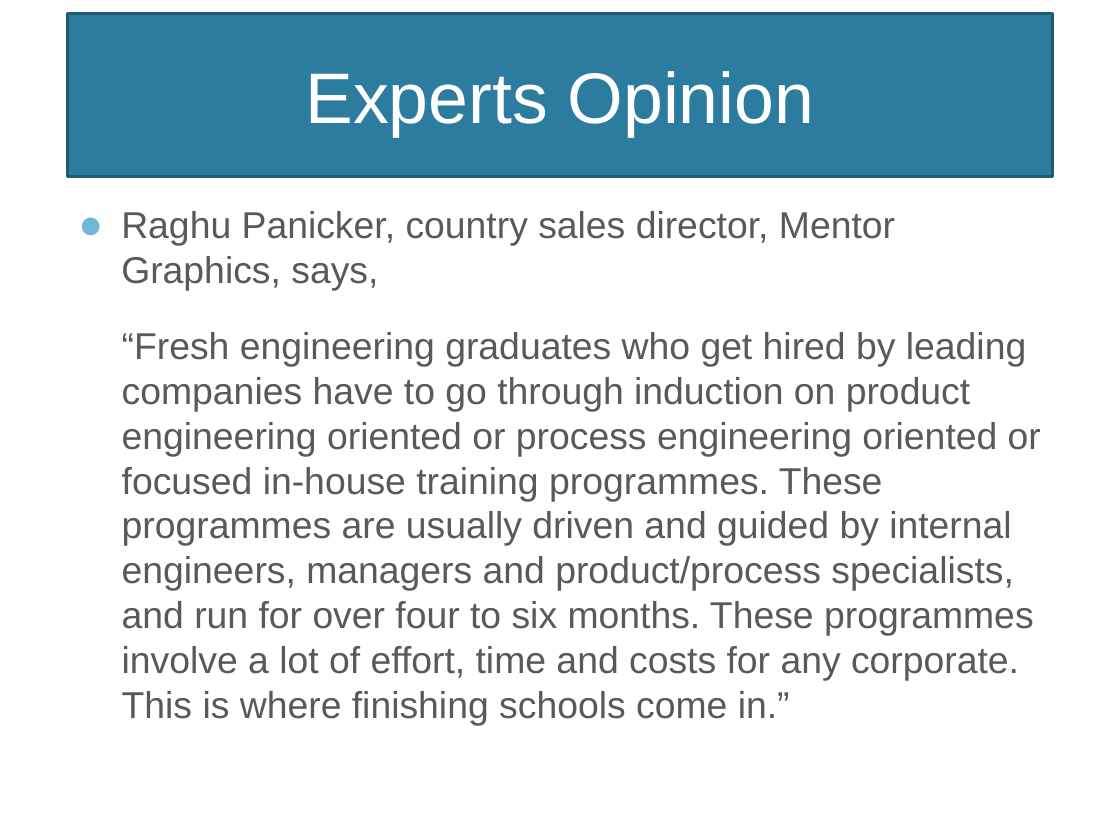
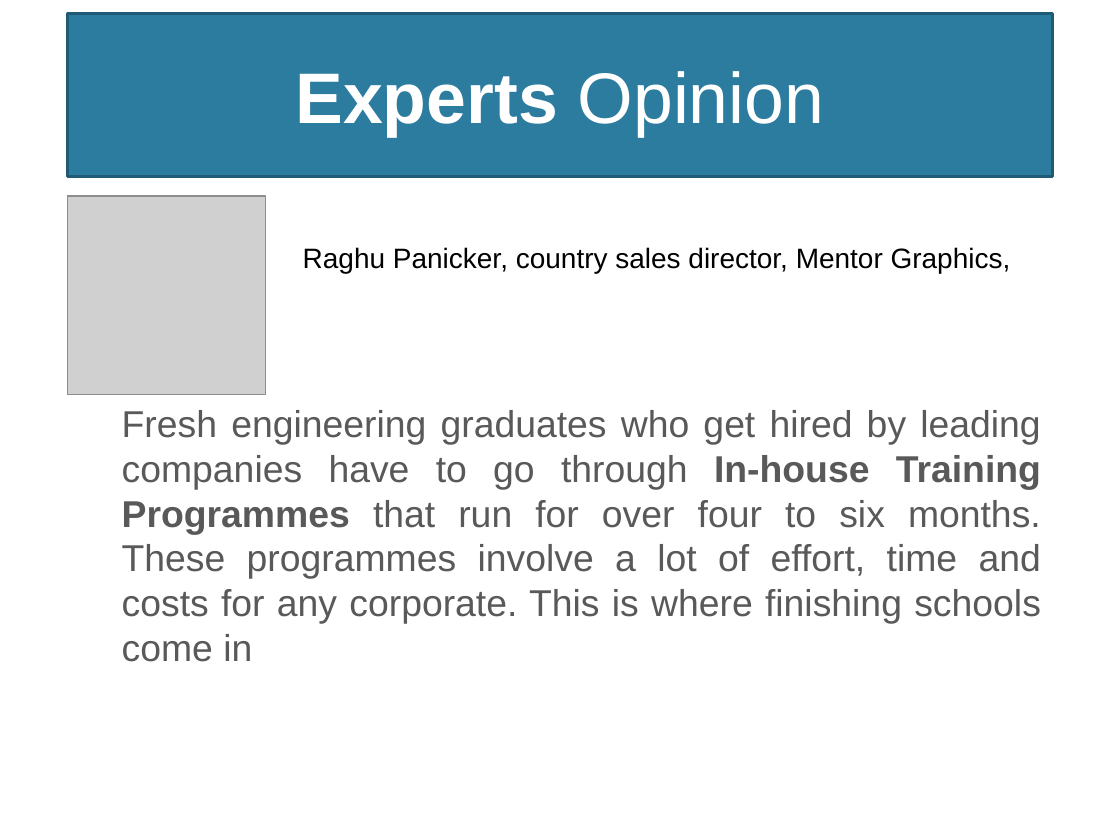
Before and after one commit to NarayanMahadevan/MakeTechEzResources, a slide deck: slide 7 of Documents/MakeTechEzTrainingProgramme.pptx (slide 5 before the commit). Drawn at 1120x840 pixels with LibreOffice and Linux fonts; fonts in the diff are those of the drawing; grey boxes stand for pictures; background and template pictures are left out. Boxes give left, top, right and bottom in pixels: in the first picture for what was removed or moved away, otherwise in the second. Text is boxed around its words. In the diff, an @@ line names an element or a change of style, - is before the commit and + after.

```diff
--- a/Documents/MakeTechEzTrainingProgramme.pptx
+++ b/Documents/MakeTechEzTrainingProgramme.pptx
@@ title "Experts Opinion" at (67,13,1053,177): bold on in "Experts" @@
@@ picture added at (67,196,265,394) @@
@@ text added at (303,247,1011,273), 18 pt, text #000000 @@
+Raghu Panicker, country sales director, Mentor Graphics,
@@ text at (122,410,1041,662): text changed @@
-● Raghu Panicker, country sales director, Mentor Graphics, says,
-“Fresh engineering graduates who get hired by leading companies have to go through induction on product engineering oriented or process engineering oriented or focused in-house training programmes. These programmes are usually driven and guided by internal engineers, managers and product/process specialists, and run for over four to six months. These programmes involve a lot of effort, time and costs for any corporate. This is where finishing schools come in.”
+Fresh engineering graduates who get hired by leading companies have to go through In-house Training Programmes that run for over four to six months. These programmes involve a lot of effort, time and costs for any corporate. This is where finishing schools come in
```
Also in this commit, not shown: 10 other slides changed, 15 slides added, 7 slides removed, 17 other files.
